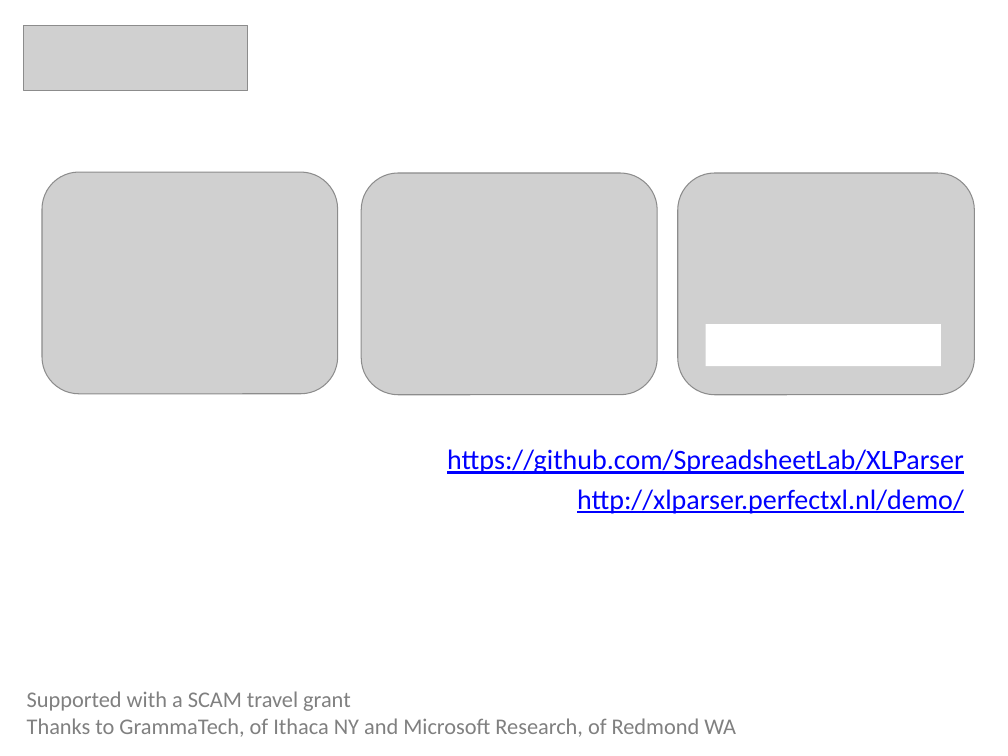
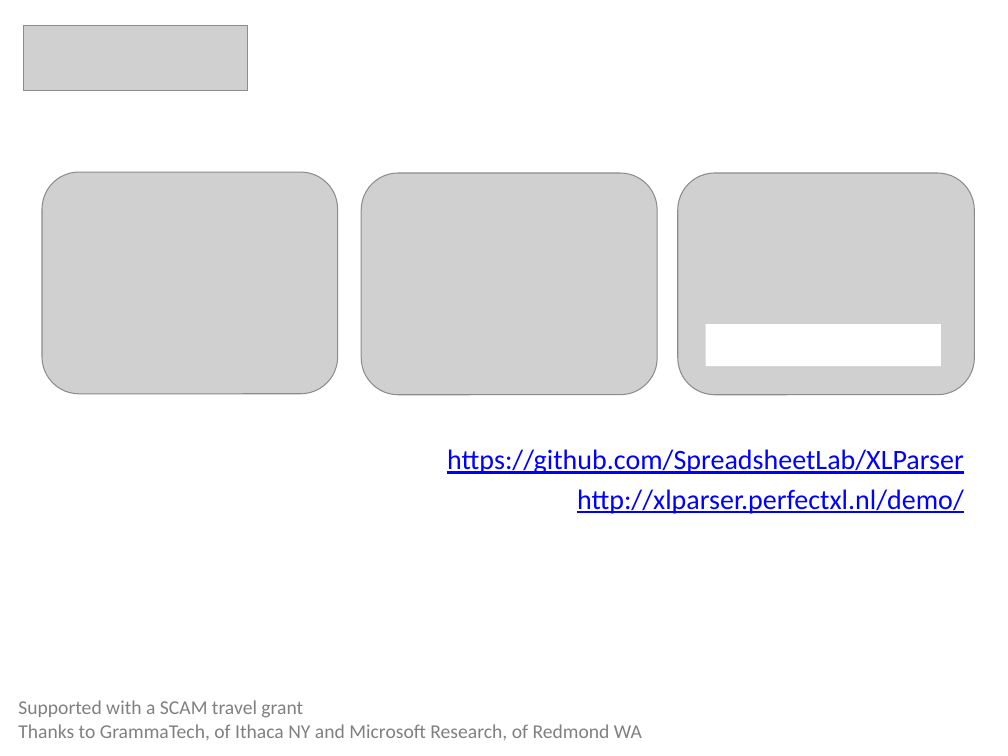
Before and after one commit to spreadsheetlab/XLGrammarPaper, a slide deck: slide 27 of presentation/XLParser.pptx. Drawn at 1008x756 pixels with LibreOffice and Linux fonts; fonts in the diff are those of the drawing; grey boxes stand for pictures. Boxes give left, top, right and bottom in pixels: in the first picture for what was removed or moved away, otherwise in the second. Text is boxed around its words. In the diff, an @@ line names an element or a change of style, - is before the commit and + after.

Commit message:
Final version of presentation

```diff
--- a/presentation/XLParser.pptx
+++ b/presentation/XLParser.pptx
@@ text "Supported with a SCAM travel ...": place and size @@
-text "Supported with a SCAM travel ..." at (27,691,736,737)
+text "Supported with a SCAM travel ..." at (18,700,642,740)
@@ text "Supported with a SCAM travel ..." at (18,700,642,740): size 16 to 14 pt @@
```
Also in this commit, not shown: 9 slides removed.
